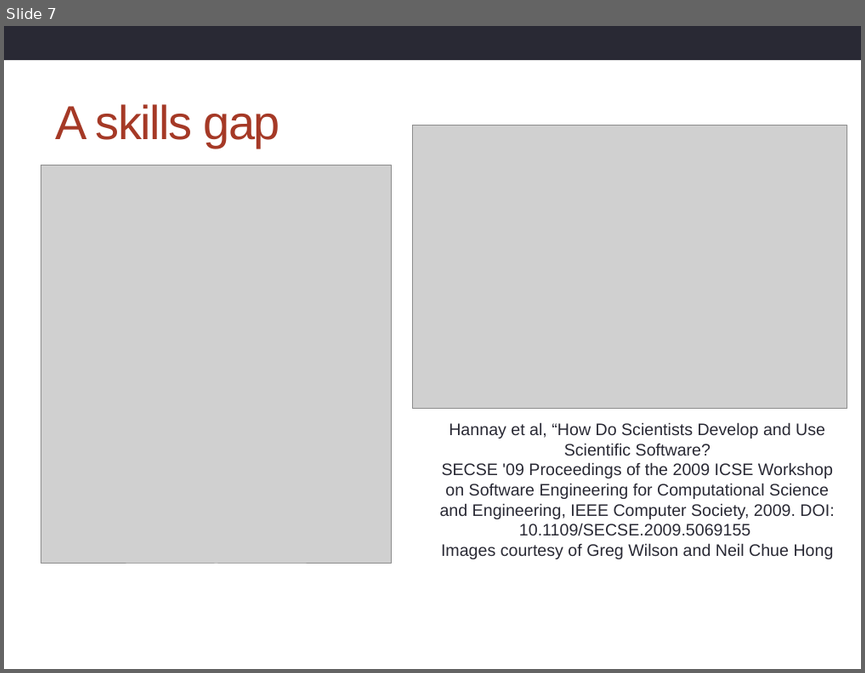
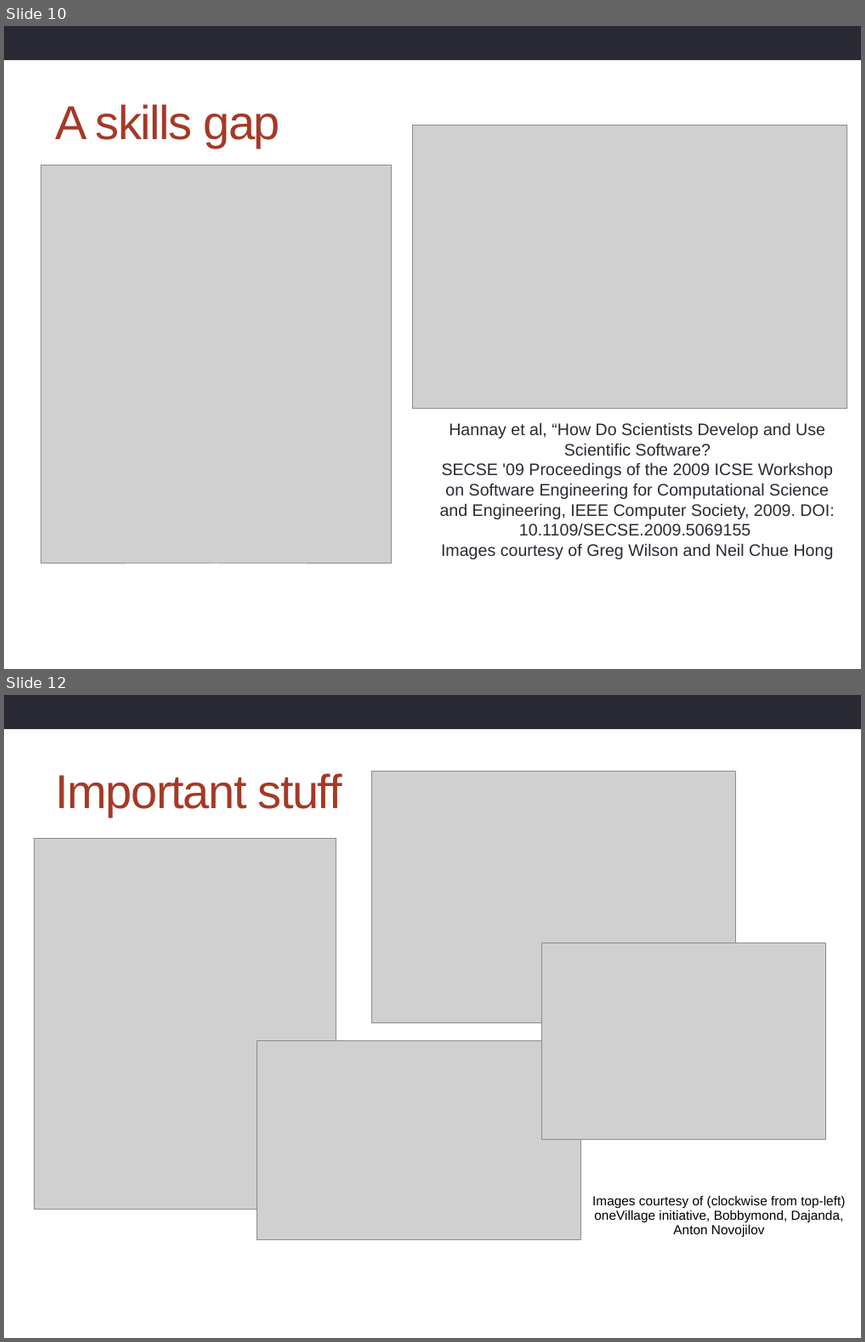
Before and after one commit to hpcarcher/2014-09-16-imperial, a slide deck: archer/Introduction.pptx. Shown one above the other, each under a label of ours: slide 7 before the commit, slides 10 and 12 after it; the slides between them are not shown. The pictures are 865x673 and 865x1342 pixels, drawn with LibreOffice and Linux fonts; fonts in the diff are those of the drawing; grey boxes stand for pictures; background and template pictures are left out. Boxes give left, top, right and bottom in pixels: in the first picture for what was removed or moved away, otherwise in the second. Text is boxed around its words. In the diff, an @@ line names an element or a change of style, - is before the commit and + after.

```diff
--- a/archer/Introduction.pptx
+++ b/archer/Introduction.pptx
@@ slide 12 added at [4, 695, 861, 1338], background #FFFFFF; not listed: 1 template element that a slide beside it also shows @@
@@ title added at [55, 773, 341, 817], 40 pt, text #A53926 @@
+Important stuff
@@ picture added at [371, 771, 735, 1023] @@
@@ picture added at [34, 838, 336, 1209] @@
@@ picture added at [542, 942, 826, 1139] @@
@@ picture added at [257, 1040, 580, 1239] @@
@@ text added at [592, 1196, 845, 1237], 11 pt, text #000000 @@
+Images courtesy of (clockwise from top-left) oneVillage initiative, Bobbymond, Dajanda, Anton Novojilov
@@ what was slide 7 is now slide 10 @@
```
Also in this commit, not shown: 5 slides changed, 6 other slides added, 2 slides removed, 6 other files.
